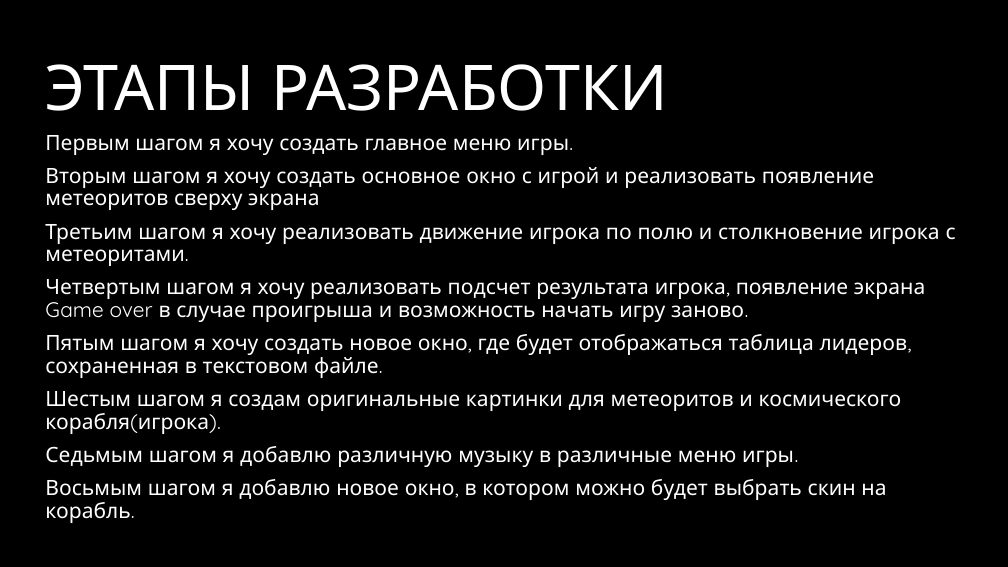
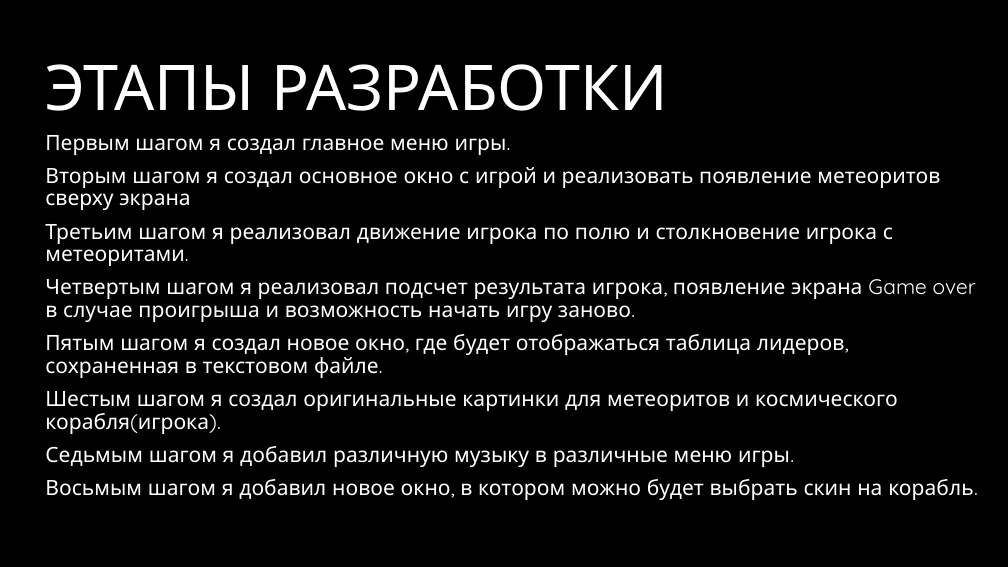
Before and after one commit to MISTER5S/PygameProject, a slide deck: slide 5 of Documentation/Игра Dodger Презентация.pptx. Drawn at 1008x567 pixels with LibreOffice and Linux fonts; fonts in the diff are those of the drawing; background and template pictures are left out. Boxes give left, top, right and bottom in pixels: in the first picture for what was removed or moved away, otherwise in the second. Text is boxed around its words. In the diff, an @@ line names an element or a change of style, - is before the commit and + after.

Commit message:
100%

```diff
--- a/Documentation/Игра Dodger Презентация.pptx
+++ b/Documentation/Игра Dodger Презентация.pptx
@@ subtitle at [45, 135, 976, 500]: text changed @@
-Первым шагом я хочу создать главное меню игры.
-Вторым шагом я хочу создать основное окно с игрой и реализовать появление метеоритов сверху экрана
-Третьим шагом я хочу реализовать движение игрока по полю и столкновение игрока с метеоритами.
-Четвертым шагом я хочу реализовать подсчет результата игрока, появление экрана Game over в случае проигрыша и возможность начать игру заново.
-Пятым шагом я хочу создать новое окно, где будет отображаться таблица лидеров, сохраненная в текстовом файле.
-Шестым шагом я создам оригинальные картинки для метеоритов и космического корабля(игрока).
-Седьмым шагом я добавлю различную музыку в различные меню игры.
-Восьмым шагом я добавлю новое окно, в котором можно будет выбрать скин на корабль.
+Первым шагом я создал главное меню игры.
+Вторым шагом я создал основное окно с игрой и реализовать появление метеоритов сверху экрана
+Третьим шагом я реализовал движение игрока по полю и столкновение игрока с метеоритами.
+Четвертым шагом я реализовал подсчет результата игрока, появление экрана Game over в случае проигрыша и возможность начать игру заново.
+Пятым шагом я создал новое окно, где будет отображаться таблица лидеров, сохраненная в текстовом файле.
+Шестым шагом я создал оригинальные картинки для метеоритов и космического корабля(игрока).
+Седьмым шагом я добавил различную музыку в различные меню игры.
+Восьмым шагом я добавил новое окно, в котором можно будет выбрать скин на корабль.
```
Also in this commit, not shown: 1 other slide changed.
